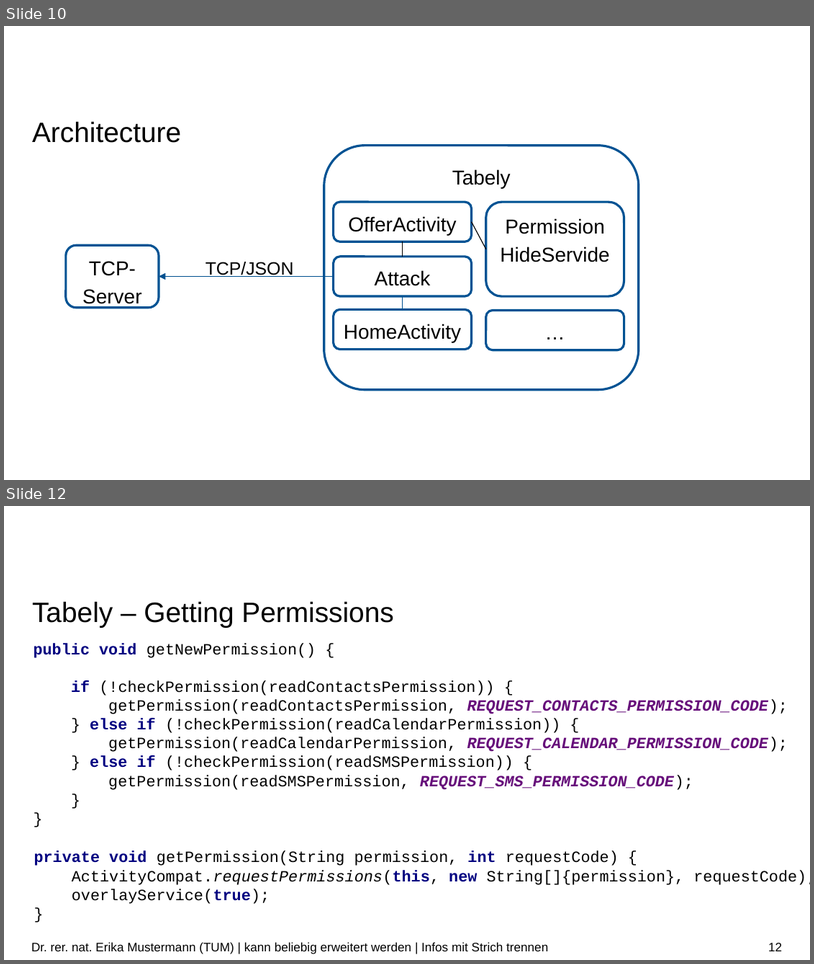
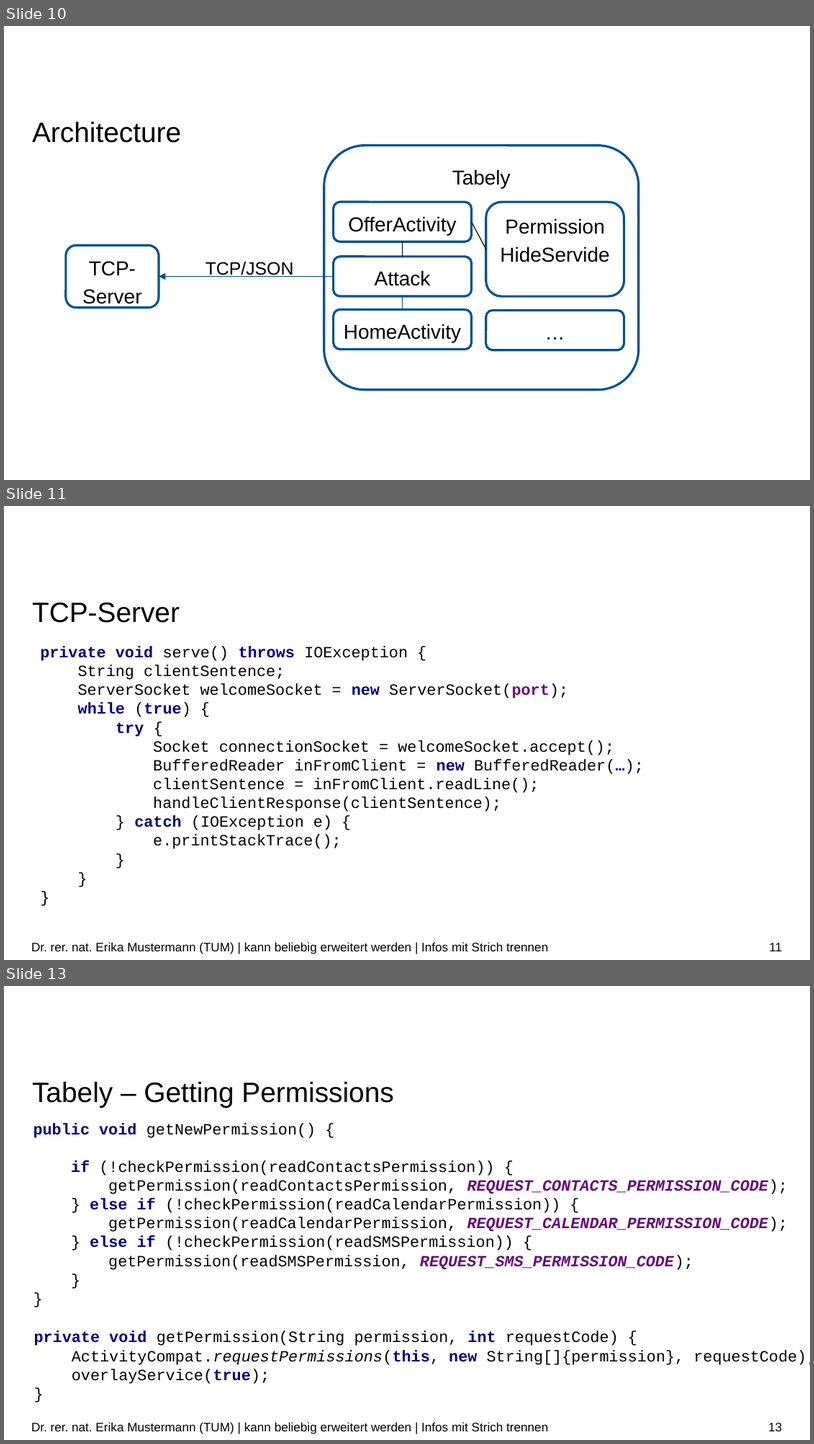
Before and after one commit to ManuelStyrsky/AndroidSecurityProject, a slide deck: AndroidSecurityPresentation.pptx. Shown one above the other, each under a label of ours: slides 10 and 12 before the commit, slides 10, 11 and 13 after it; the slides between them are not shown. The pictures are 814x964 and 814x1444 pixels, drawn with LibreOffice and Linux fonts; fonts in the diff are those of the drawing; background and template pictures are left out. Boxes give left, top, right and bottom in pixels: in the first picture for what was removed or moved away, otherwise in the second. Text is boxed around its words. In the diff, an @@ line names an element or a change of style, - is before the commit and + after.

```diff
--- a/AndroidSecurityPresentation.pptx
+++ b/AndroidSecurityPresentation.pptx
@@ slide 11 added at bbox=[4, 506, 810, 960], background #FFFFFF @@
@@ title added at bbox=[32, 602, 180, 623], 25 pt, text #000000 @@
+TCP-Server
@@ text added at bbox=[40, 646, 644, 849], 14 pt, text #000000 @@
+private void serve() throws IOException {
+String clientSentence;
+ServerSocket welcomeSocket = new ServerSocket(port);
+while (true) {
+try {
+Socket connectionSocket = welcomeSocket.accept();
+BufferedReader inFromClient = new BufferedReader(…);
+clientSentence = inFromClient.readLine();
+handleClientResponse(clientSentence);
+} catch (IOException e) {
+e.printStackTrace();
+}
+}
+}
@@ text added at bbox=[31, 942, 548, 954], 11 pt, text #000000 @@
+Dr. rer. nat. Erika Mustermann (TUM) | kann beliebig erweitert werden | Infos mit Strich trennen
@@ page number added at bbox=[769, 942, 782, 951], 11 pt, text #000000 @@
+11
@@ what was slide 12 is now slide 13 @@
@@ page number at bbox=[769, 1422, 782, 1431]: text changed @@
-12
+13
```
Also in this commit, not shown: 1 slide changed.
